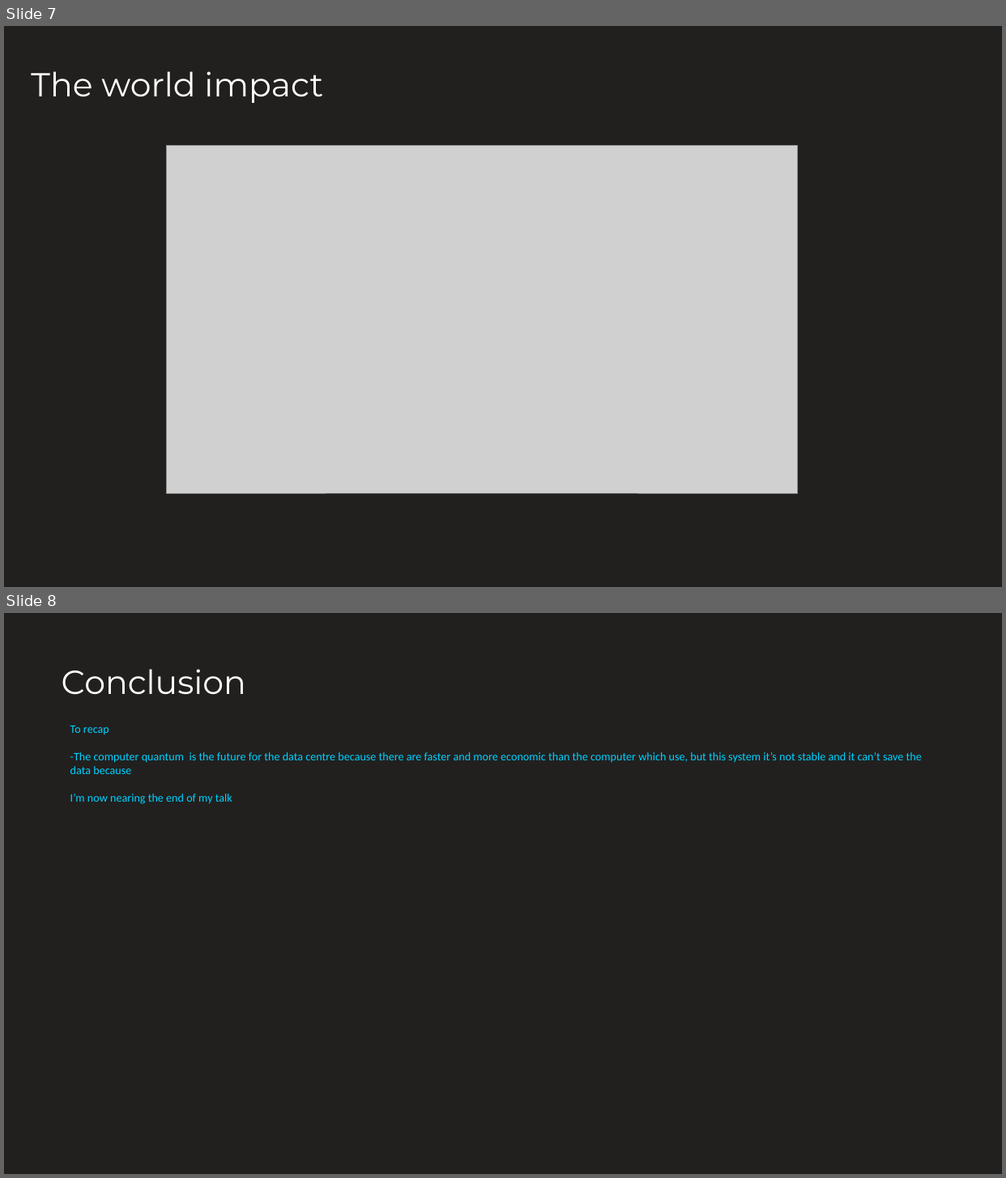
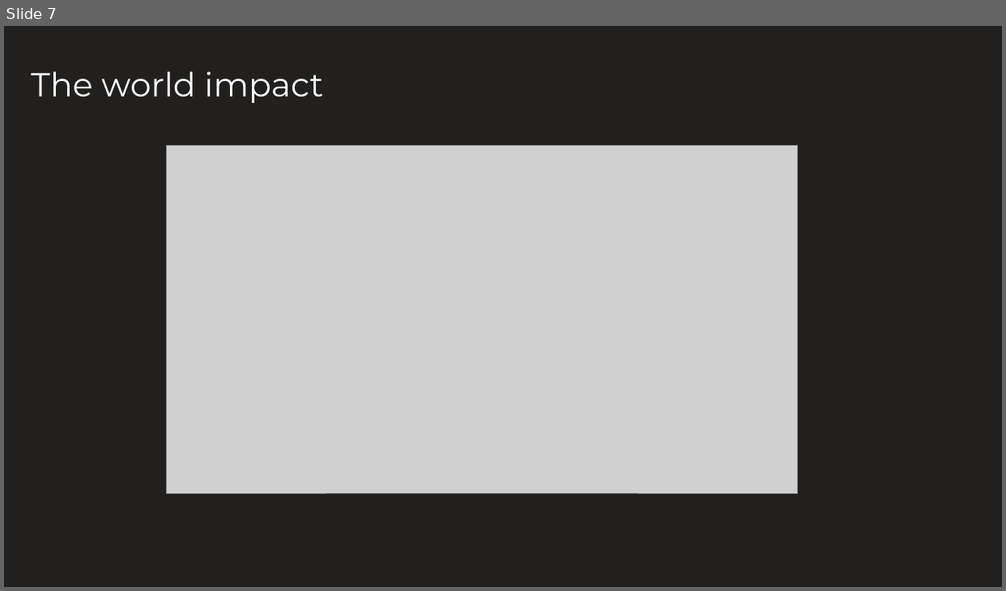
Before and after one commit to kevinalonso/Oral, a slide deck: Présentation1.ppt. Shown one above the other, each under a label of ours: slides 7 and 8 before the commit, slide 7 after it. The pictures are 1006x1178 and 1006x591 pixels, drawn with LibreOffice and Linux fonts; fonts in the diff are those of the drawing; grey boxes stand for pictures. Boxes give left, top, right and bottom in pixels: in the first picture for what was removed or moved away, otherwise in the second. Text is boxed around its words. In the diff, an @@ line names an element or a change of style, - is before the commit and + after.

```diff
--- a/Présentation1.ppt
+++ b/Présentation1.ppt
@@ slide 8 removed at (4, 613, 1002, 1174), background #21201F @@
@@ text removed at (62, 669, 246, 695) @@
-Conclusion
@@ text removed at (70, 726, 922, 804) @@
-To recap
--The computer quantum is the future for the data centre because there are faster and more economic than the computer which use, but this system it’s not stable and it can’t save the data because
-I’m now nearing the end of my talk
```
Also in this commit, not shown: 1 slide changed, 1 slide added, 5 other files.
